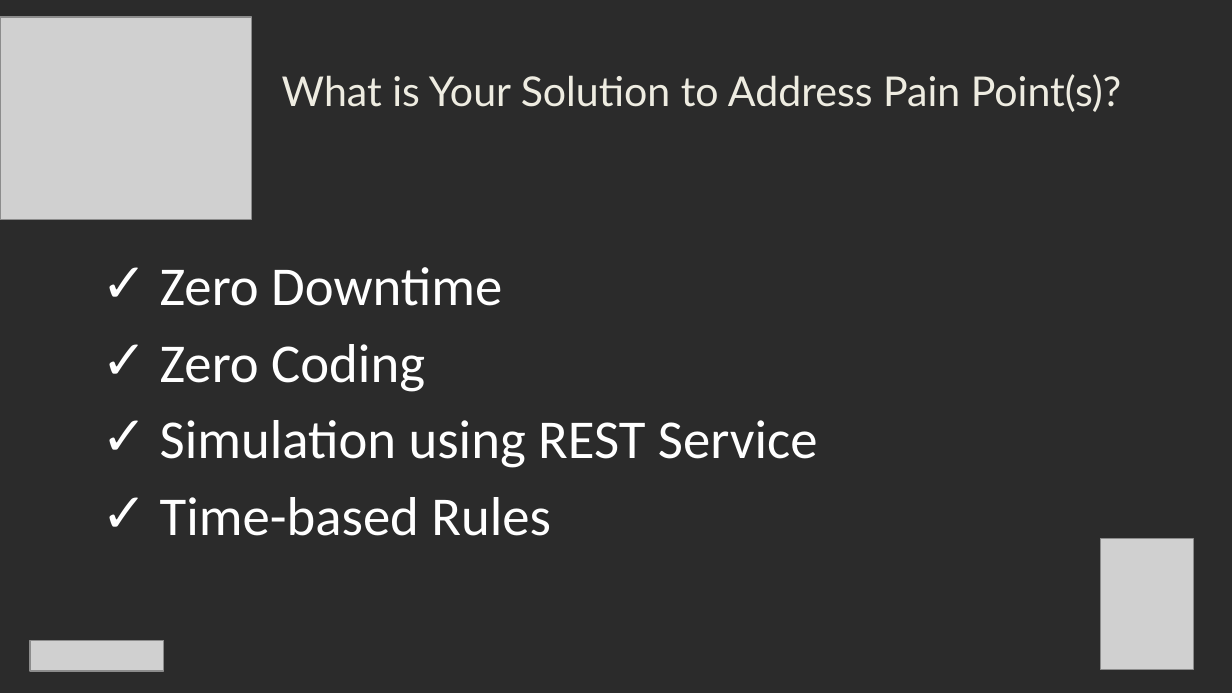
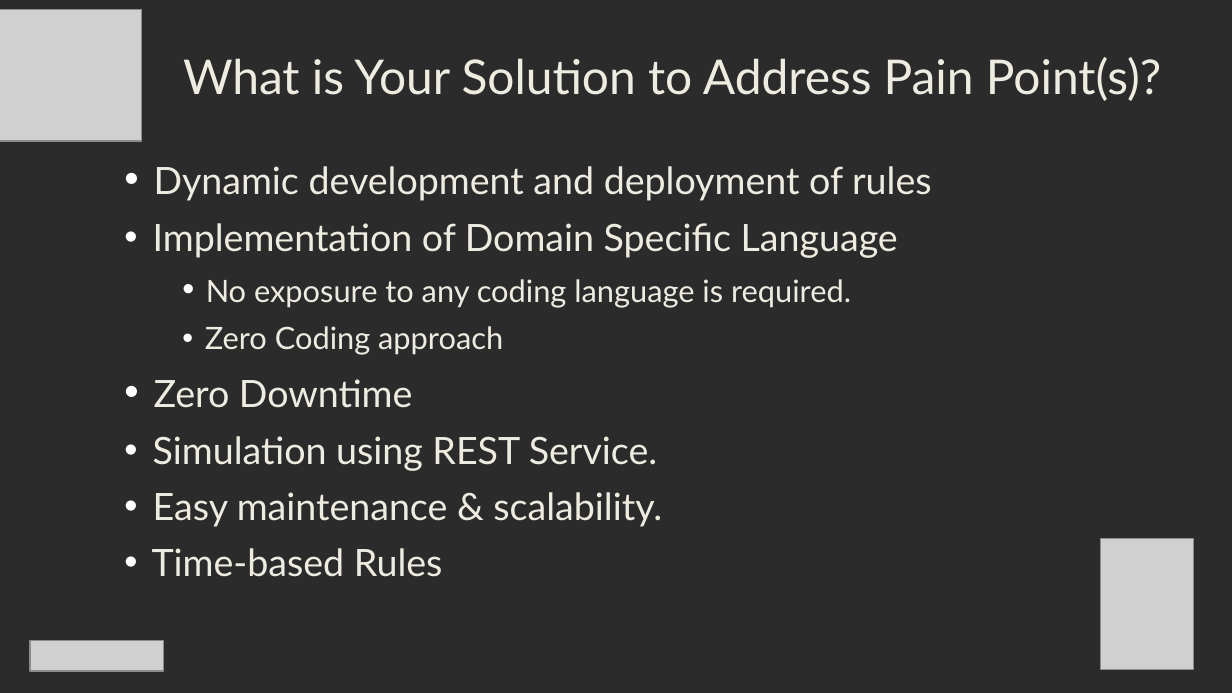
Before and after one commit to MaheshGujale/opensource-frameworks, a slide deck: slide 4 of TechnoRocks_Amplitude2017.pptx. Drawn at 1232x693 pixels with LibreOffice and Linux fonts; fonts in the diff are those of the drawing; grey boxes stand for pictures; background and template pictures are left out; a plain dark background stands for a picture behind light text. Boxes give left, top, right and bottom in pixels: in the first picture for what was removed or moved away, otherwise in the second. Text is boxed around its words. In the diff, an @@ line names an element or a change of style, - is before the commit and + after.

```diff
--- a/TechnoRocks_Amplitude2017.pptx
+++ b/TechnoRocks_Amplitude2017.pptx
@@ picture: place and size @@
-picture at (0,17,251,219)
+picture at (0,9,142,140)
@@ text "What is Your Solution to ...": place and size @@
-text "What is Your Solution to ..." at (282,74,1121,112)
+text "What is Your Solution to ..." at (183,57,1161,101)
@@ text "What is Your Solution to ..." at (183,57,1161,101): size 24 to 28 pt @@
@@ text "Dynamic development and deployment of ...": place and size @@
-text "Dynamic development and deployment of ..." at (160,267,818,536)
+text "Dynamic development and deployment of ..." at (152,166,932,577)
@@ text at (153,166,932,355): paragraphs added @@
+• Dynamic development and deployment of rules
+• Implementation of Domain Specific Language
+  • No exposure to any coding language is required.
+  • Zero Coding approach
@@ text at (152,379,443,577): size 32 to 22 pt, font Calibri to Lato, text colour #FFFFFF to #EEECE1 in "Zero Downtime", "Time-based Rules"; bullet ✓ to • @@
@@ text at (153,436,662,527): text changed; size 32 to 22 pt; font Calibri to Lato; text colour #FFFFFF to #EEECE1 @@
-✓ Zero Coding
-✓ Simulation using REST Service
+• Simulation using REST Service.
+• Easy maintenance & scalability.
```
Also in this commit, not shown: 4 other slides changed, 1 slide added, 1 slide removed, 1 other file.
